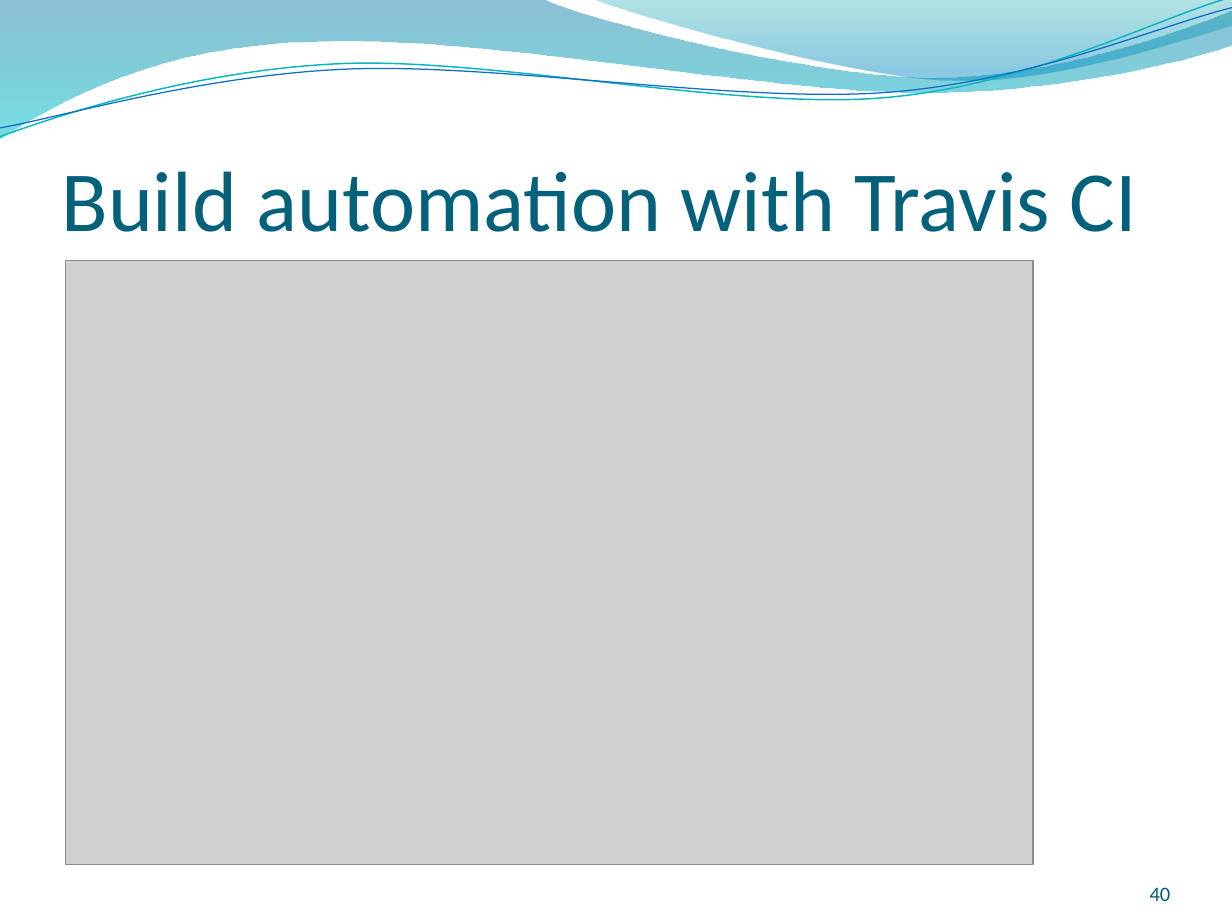
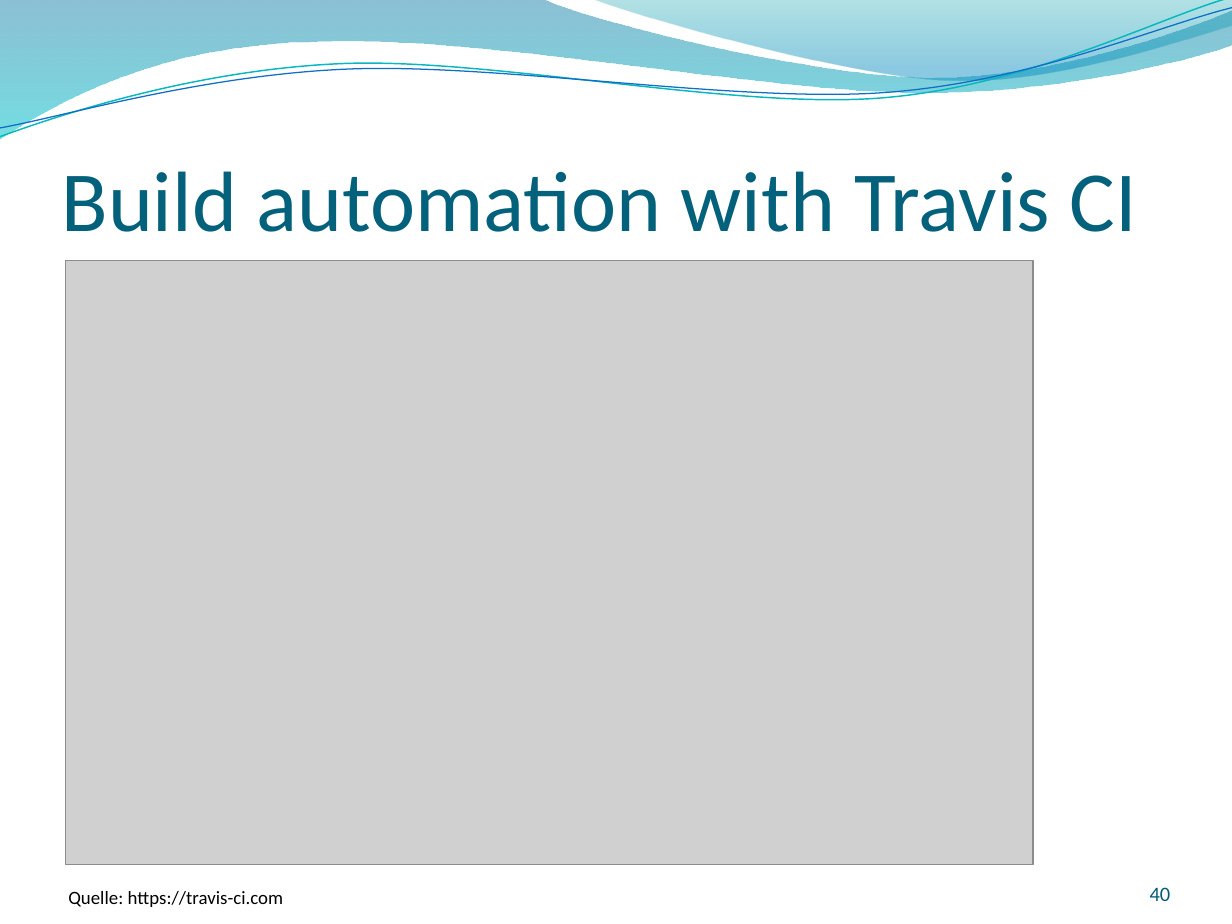
Before and after one commit to GitTyCat42/GITVortrag, a slide deck: slide 40 of SS2017_Git_2017-04-27_Nina-Stodolka_Johannes-Struzek.pptx. Drawn at 1232x924 pixels with LibreOffice and Linux fonts; fonts in the diff are those of the drawing; grey boxes stand for pictures; background and template pictures are left out. Boxes give left, top, right and bottom in pixels: in the first picture for what was removed or moved away, otherwise in the second. Text is boxed around its words. In the diff, an @@ line names an element or a change of style, - is before the commit and + after.

```diff
--- a/SS2017_Git_2017-04-27_Nina-Stodolka_Johannes-Struzek.pptx
+++ b/SS2017_Git_2017-04-27_Nina-Stodolka_Johannes-Struzek.pptx
@@ text added at (68, 891, 284, 907), 11 pt, text #000000 @@
+Quelle: https://travis-ci.com
```
Also in this commit, not shown: 16 other slides changed.
